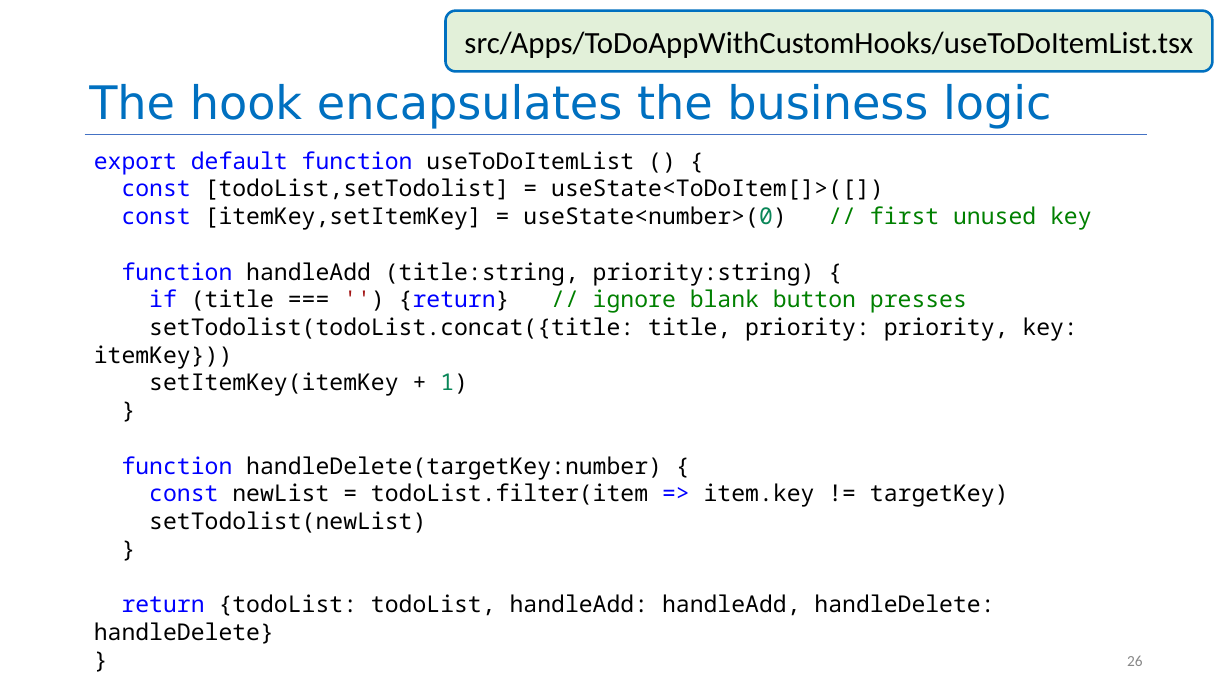
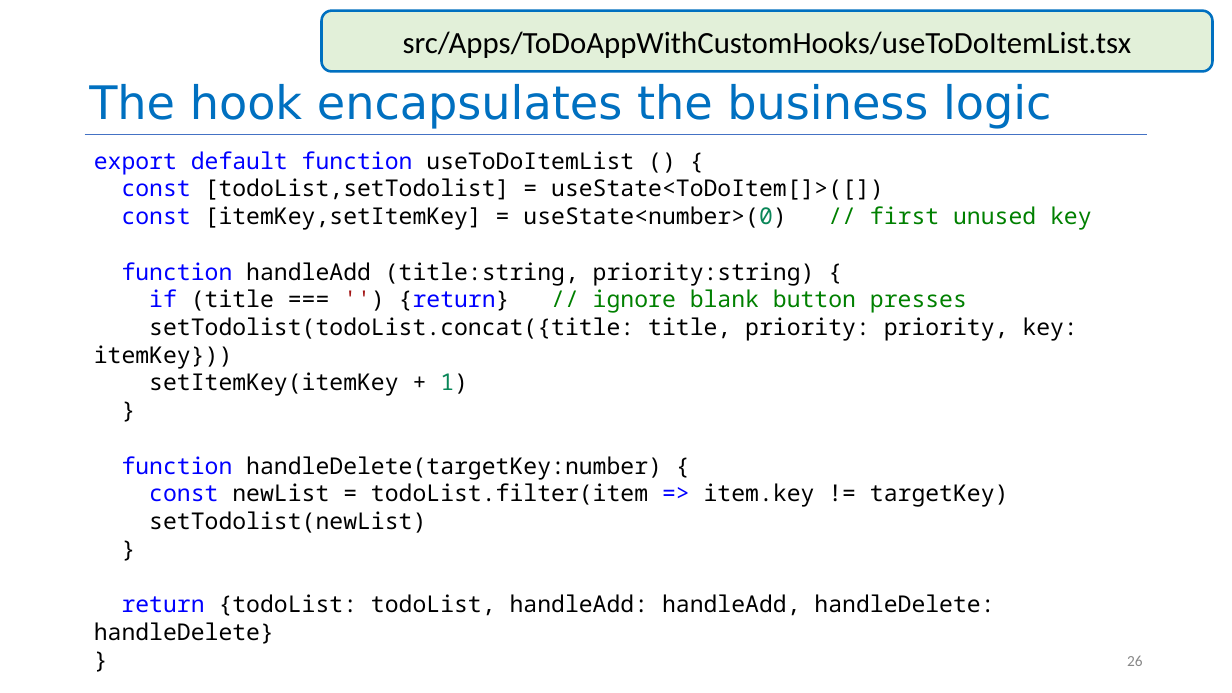
Before and after one commit to neu-se/CS4530-Spring-2025, a slide deck: slide 26 of Slides/Module 09 React Hooks.pptx. Drawn at 1232x693 pixels with LibreOffice and Linux fonts; fonts in the diff are those of the drawing. Boxes give left, top, right and bottom in pixels: in the first picture for what was removed or moved away, otherwise in the second. Text is boxed around its words. In the diff, an @@ line names an element or a change of style, - is before the commit and + after.

```diff
--- a/Slides/Module 09 React Hooks.pptx
+++ b/Slides/Module 09 React Hooks.pptx
@@ rounded rectangle "src/Apps/ToDoAppWithCustomHooks/useToDoItemList.tsx": place and size @@
-rounded rectangle "src/Apps/ToDoAppWithCustomHooks/useToDoItemList.tsx" at [445, 11, 1213, 72]
+rounded rectangle "src/Apps/ToDoAppWithCustomHooks/useToDoItemList.tsx" at [322, 11, 1213, 72]
```
Also in this commit, not shown: 8 other slides changed, 2 other files.
